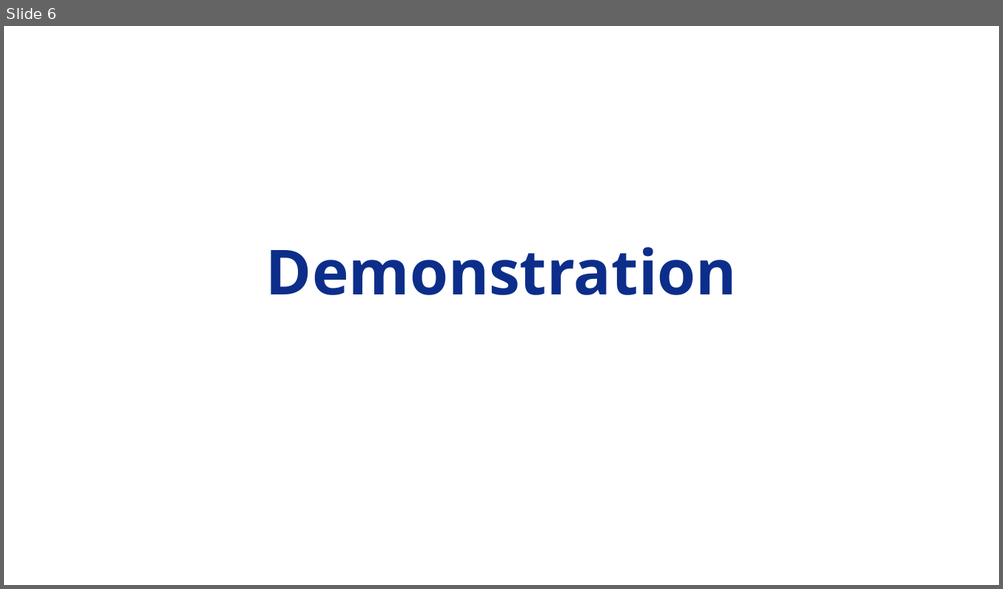
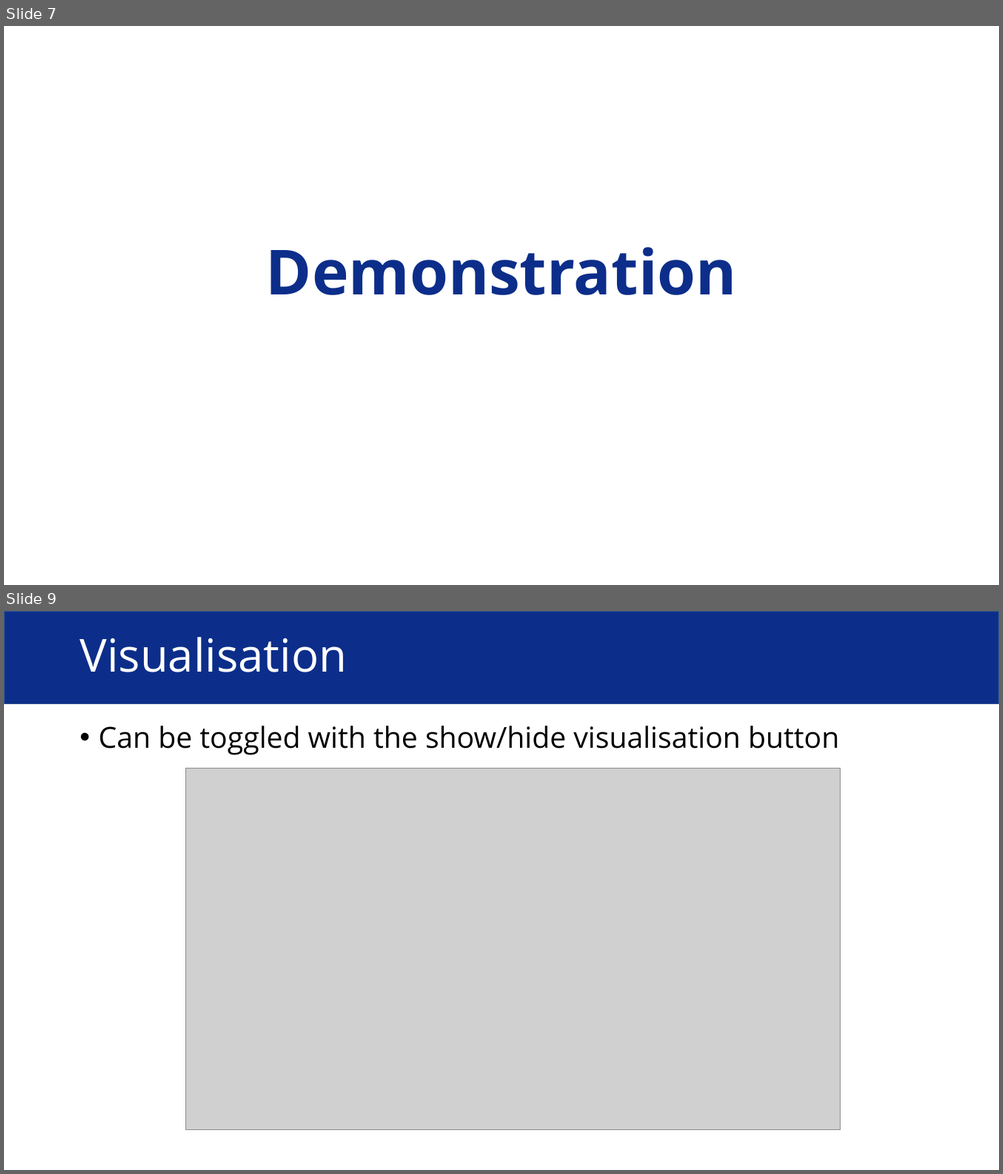
Before and after one commit to Adamanatite/nlp-global-news-monitor, a slide deck: research/Usability Testing Presentation.pptx. Shown one above the other, each under a label of ours: slide 6 before the commit, slides 7 and 9 after it; the slides between them are not shown. The pictures are 1003x589 and 1003x1174 pixels, drawn with LibreOffice and Linux fonts; fonts in the diff are those of the drawing; grey boxes stand for pictures. Boxes give left, top, right and bottom in pixels: in the first picture for what was removed or moved away, otherwise in the second. Text is boxed around its words. In the diff, an @@ line names an element or a change of style, - is before the commit and + after.

```diff
--- a/research/Usability Testing Presentation.pptx
+++ b/research/Usability Testing Presentation.pptx
@@ slide 9 added at (4, 611, 999, 1170), background #FFFFFF @@
@@ rectangle added at (4, 611, 999, 704), fill #0C2E8A, outline #325491 1 pt @@
@@ title added at (79, 637, 346, 672), 44 pt, text #FFFFFF @@
+Visualisation
@@ text added at (99, 726, 839, 755), 28 pt, text #000000 @@
+• Can be toggled with the show/hide visualisation button
@@ picture added at (186, 769, 840, 1130) @@
@@ what was slide 6 is now slide 7 @@
```
Also in this commit, not shown: 2 slides changed, 7 other slides added, 1 slide removed, 1 other file.
